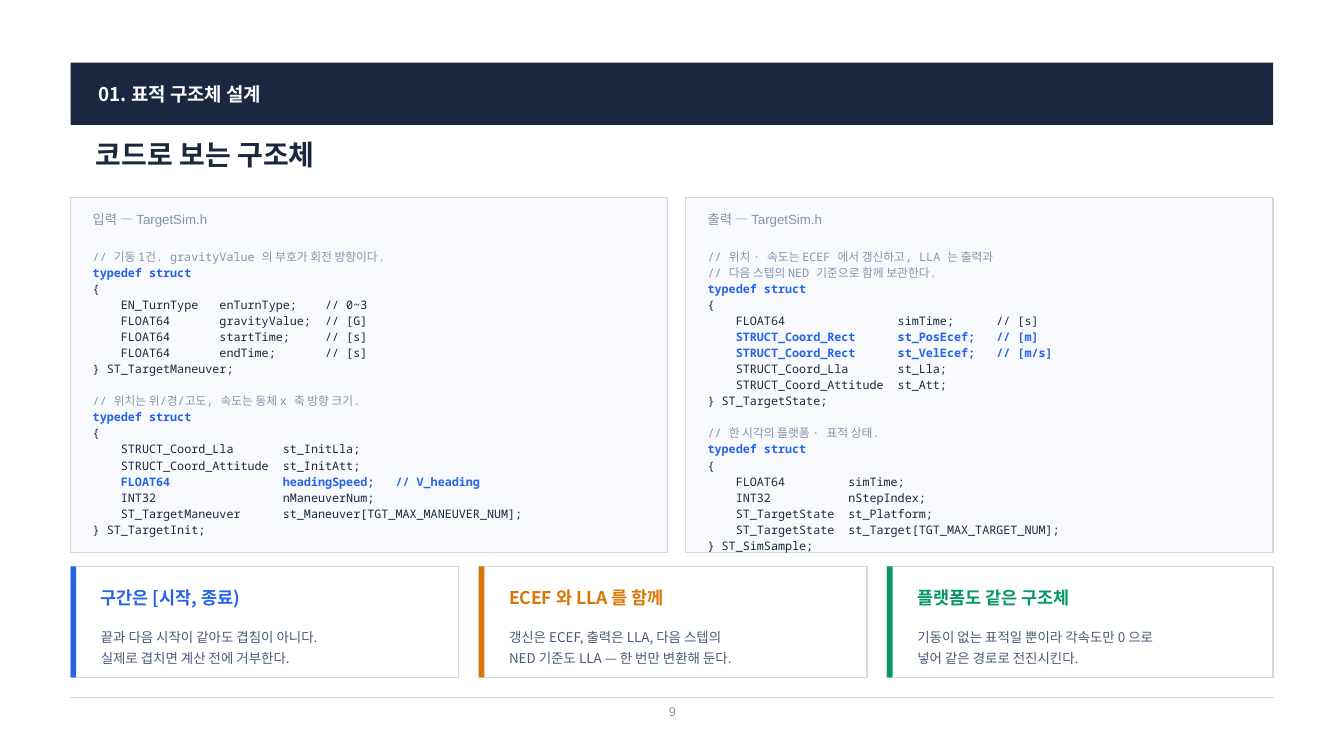
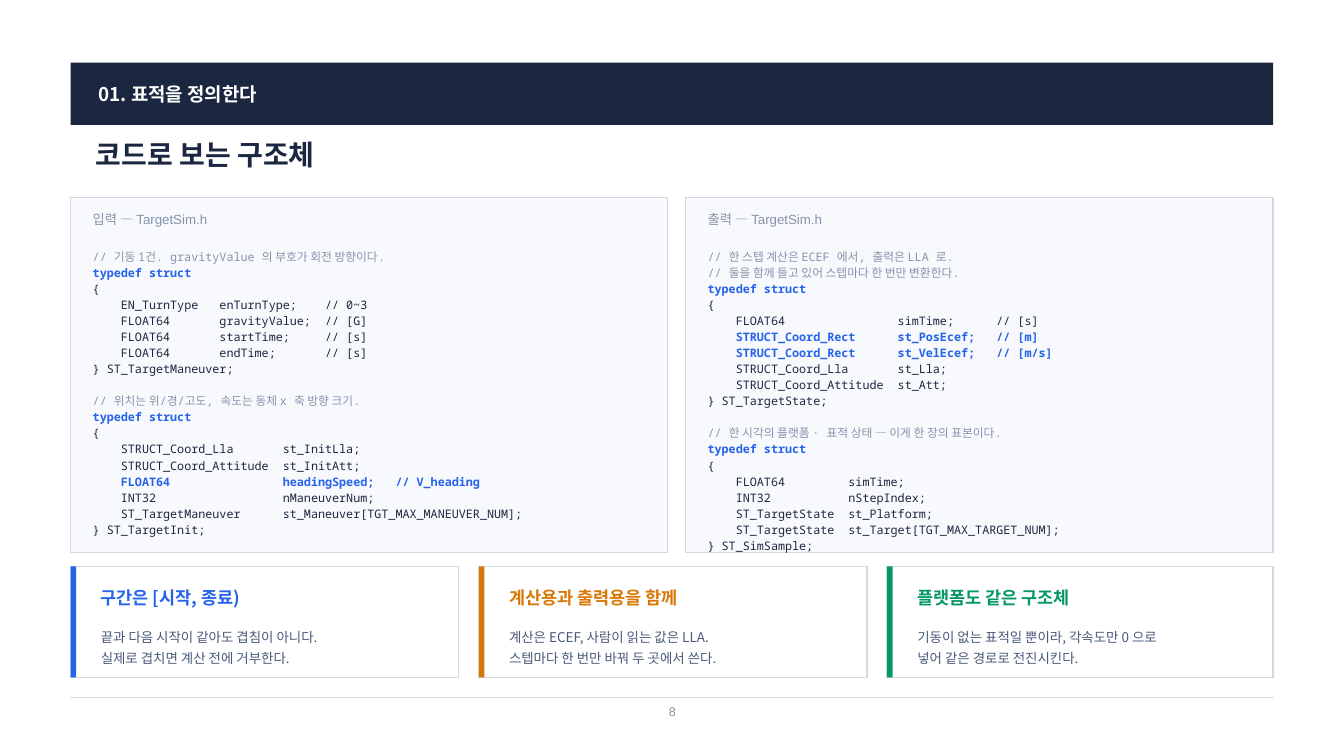
Before and after one commit to harley-hwan/radar-sw-study, a slide deck: slide 8 of Part3_TargetSim/ref/산출물/Chapter3_TargetSim.pptx (slide 9 before the commit). Drawn at 1344x756 pixels with LibreOffice and Linux fonts; fonts in the diff are those of the drawing. Boxes give left, top, right and bottom in pixels: in the first picture for what was removed or moved away, otherwise in the second. Text is boxed around its words. In the diff, an @@ line names an element or a change of style, - is before the commit and + after.

```diff
--- a/Part3_TargetSim/ref/산출물/Chapter3_TargetSim.pptx
+++ b/Part3_TargetSim/ref/산출물/Chapter3_TargetSim.pptx
@@ text at (99,85,256,103): text changed @@
-01. 표적 구조체 설계
+01. 표적을 정의한다
@@ text at (729,251,960,278): text changed @@
-// 위치 · 속도는 ECEF 에서 갱신하고, LLA 는 출력과
-// 다음 스텝의 NED 기준으로 함께 보관한다.
+// 한 스텝 계산은 ECEF 에서, 출력은 LLA 로.
+// 둘을 함께 들고 있어 스텝마다 한 번만 변환한다.
@@ text at (729,427,1002,438): text changed @@
-// 한 시각의 플랫폼 · 표적 상태.
+// 한 시각의 플랫폼 · 표적 상태 — 이게 한 장의 표본이다.
@@ text at (509,589,677,606): text changed @@
-ECEF 와 LLA 를 함께
+계산용과 출력용을 함께
@@ text at (509,631,716,664): text changed @@
-갱신은 ECEF, 출력은 LLA, 다음 스텝의
-NED 기준도 LLA — 한 번만 변환해 둔다.
+계산은 ECEF, 사람이 읽는 값은 LLA.
+스텝마다 한 번만 바꿔 두 곳에서 쓴다.
@@ text at (917,631,1157,645): text changed @@
-기동이 없는 표적일 뿐이라 각속도만 0 으로
+기동이 없는 표적일 뿐이라, 각속도만 0 으로
```
Also in this commit, not shown: 12 other slides changed, 4 slides added, 6 slides removed, 25 other files.
